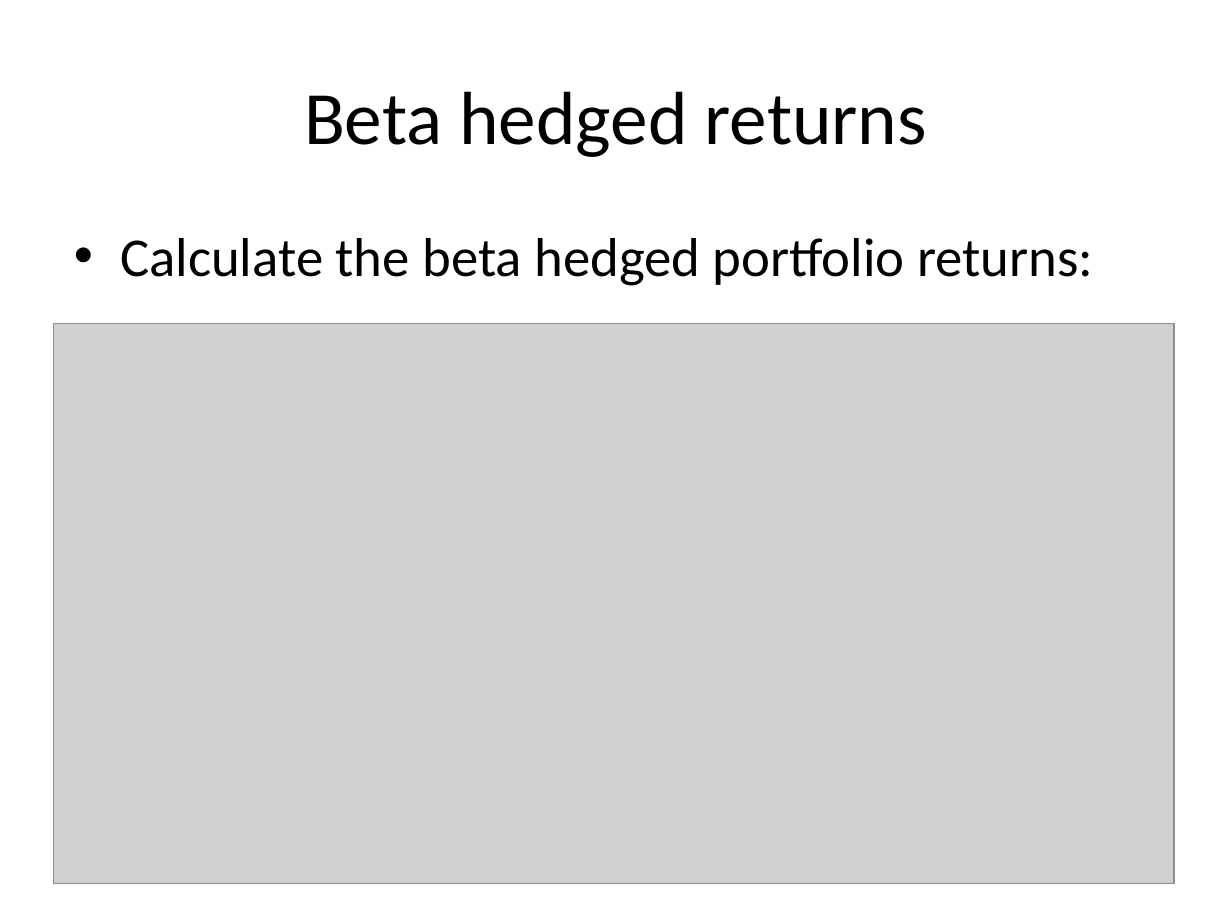
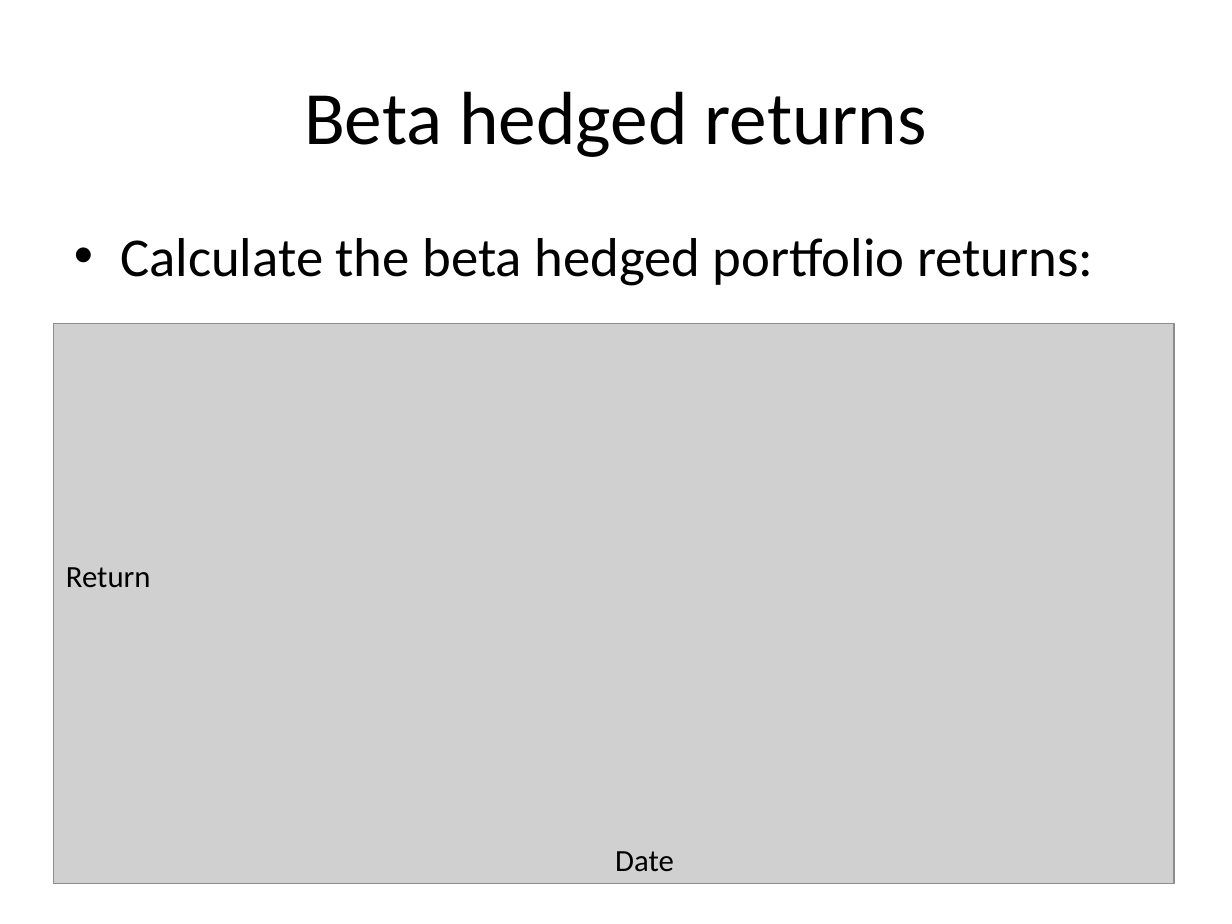
Before and after one commit to AC297R-Project/AC297_beta, a slide deck: slide 9 of work/Tang/Eval2_Tang.pptx. Drawn at 1232x924 pixels with LibreOffice and Linux fonts; fonts in the diff are those of the drawing; grey boxes stand for pictures. Boxes give left, top, right and bottom in pixels: in the first picture for what was removed or moved away, otherwise in the second. Text is boxed around its words. In the diff, an @@ line names an element or a change of style, - is before the commit and + after.

```diff
--- a/work/Tang/Eval2_Tang.pptx
+++ b/work/Tang/Eval2_Tang.pptx
@@ text added at <box>66,567,151,588</box>, 18 pt, text #000000 @@
+Return
@@ text added at <box>615,851,674,872</box>, 18 pt, text #000000 @@
+Date
```
Also in this commit, not shown: 2 other slides changed, 4 slides added, 6 other files.
